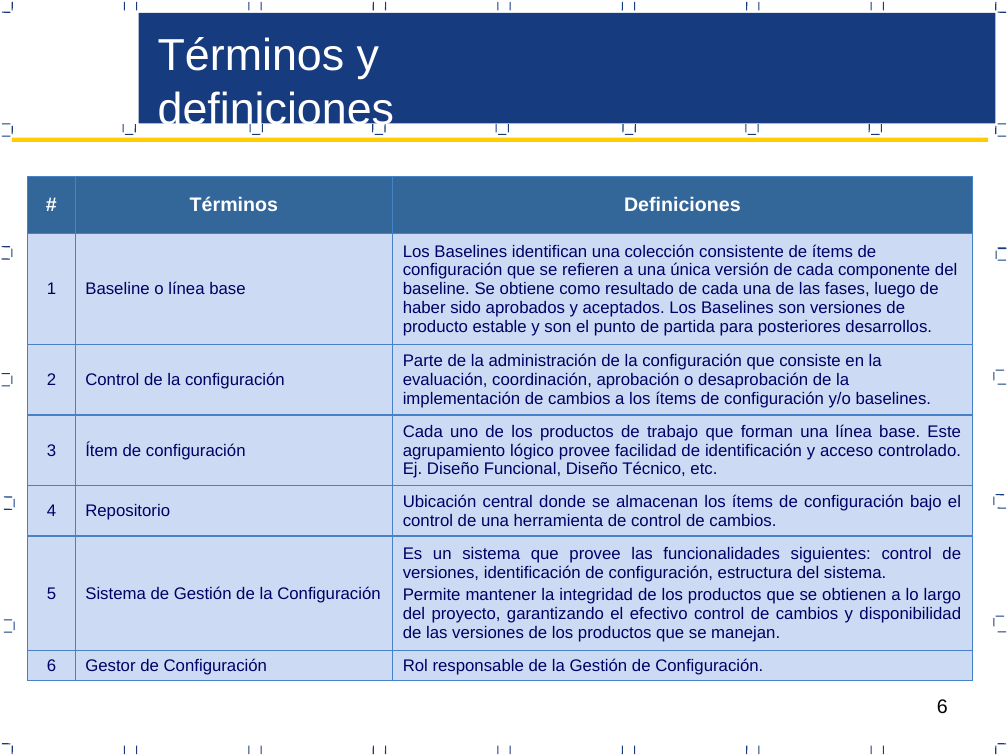
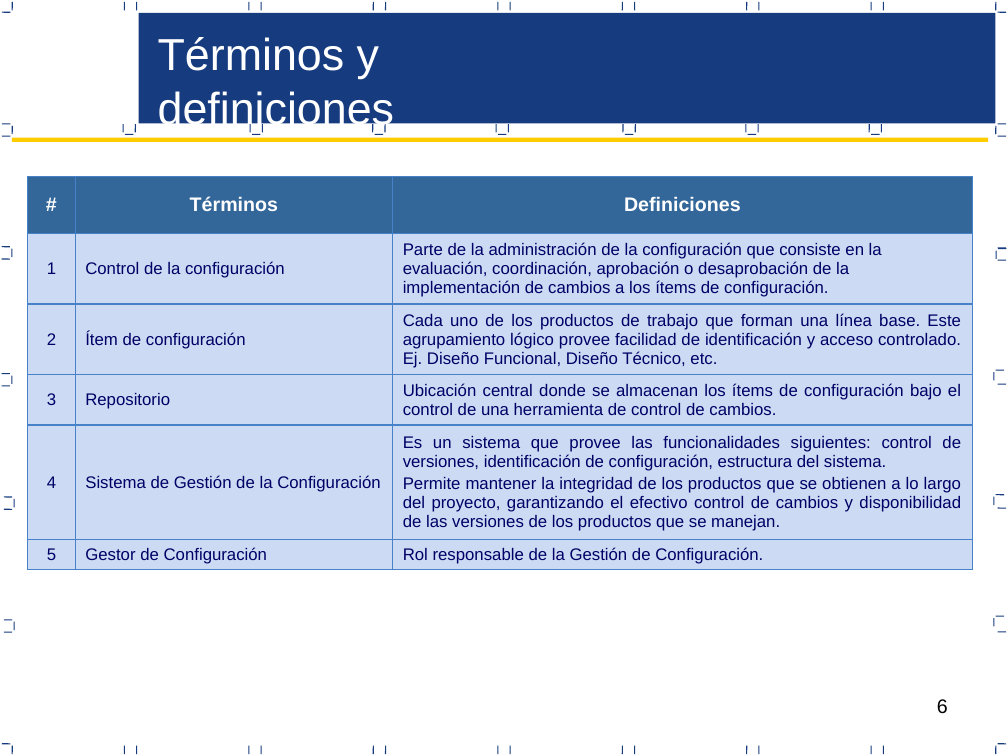
Before and after one commit to acporras/documentationStaradmin, a slide deck: slide 6 of Area de proceso CM/PGC_V1.0_2017.pptx. Drawn at 1008x756 pixels with LibreOffice and Linux fonts; fonts in the diff are those of the drawing. Boxes give left, top, right and bottom in pixels: in the first picture for what was removed or moved away, otherwise in the second. Text is boxed around its words. In the diff, an @@ line names an element or a change of style, - is before the commit and + after.

```diff
--- a/Area de proceso CM/PGC_V1.0_2017.pptx
+++ b/Area de proceso CM/PGC_V1.0_2017.pptx
@@ table at bbox=[27, 176, 972, 571] @@
-row 2: 1 | Baseline o línea base | Los Baselines identifican una colección consistente de ítems de configuración que se refieren a una única versión de cada componente del baseline. Se obtiene como resultado de cada una de las fases, luego de haber sido aprobados y aceptados. Los Baselines son versiones de producto estable y son el punto de partida para posteriores desarrollos.
-row 3: 2 | Control de la configuración | Parte de la administración de la configuración que consiste en la evaluación, coordinación, aprobación o desaprobación de la implementación de cambios a los ítems de configuración y/o baselines.
-row 4: 3 | Ítem de configuración | Cada uno de los productos de trabajo que forman una línea base. Este agrupamiento lógico provee facilidad de identificación y acceso controlado. Ej. Diseño Funcional, Diseño Técnico, etc.
-row 5: 4 | Repositorio | Ubicación central donde se almacenan los ítems de configuración bajo el control de una herramienta de control de cambios.
-row 6: 5 | Sistema de Gestión de la Configuración | Es un sistema que provee las funcionalidades siguientes: control de versiones, identificación de configuración, estructura del sistema. / Permite mantener la integridad de los productos que se obtienen a lo largo del proyecto, garantizando el efectivo control de cambios y disponibilidad de las versiones de los productos que se manejan.
-row 7: 6 | Gestor de Configuración | Rol responsable de la Gestión de Configuración.
+row 2: 1 | Control de la configuración | Parte de la administración de la configuración que consiste en la evaluación, coordinación, aprobación o desaprobación de la implementación de cambios a los ítems de configuración.
+row 3: 2 | Ítem de configuración | Cada uno de los productos de trabajo que forman una línea base. Este agrupamiento lógico provee facilidad de identificación y acceso controlado. Ej. Diseño Funcional, Diseño Técnico, etc.
+row 4: 3 | Repositorio | Ubicación central donde se almacenan los ítems de configuración bajo el control de una herramienta de control de cambios.
+row 5: 4 | Sistema de Gestión de la Configuración | Es un sistema que provee las funcionalidades siguientes: control de versiones, identificación de configuración, estructura del sistema. / Permite mantener la integridad de los productos que se obtienen a lo largo del proyecto, garantizando el efectivo control de cambios y disponibilidad de las versiones de los productos que se manejan.
+row 6: 5 | Gestor de Configuración | Rol responsable de la Gestión de Configuración.
```
Also in this commit, not shown: 12 other slides changed, 10 other files.
